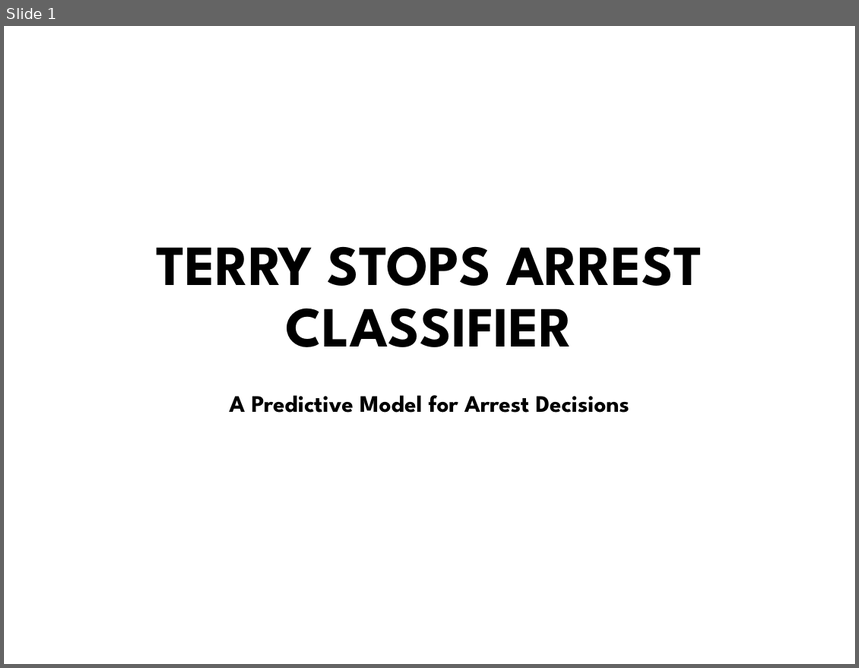
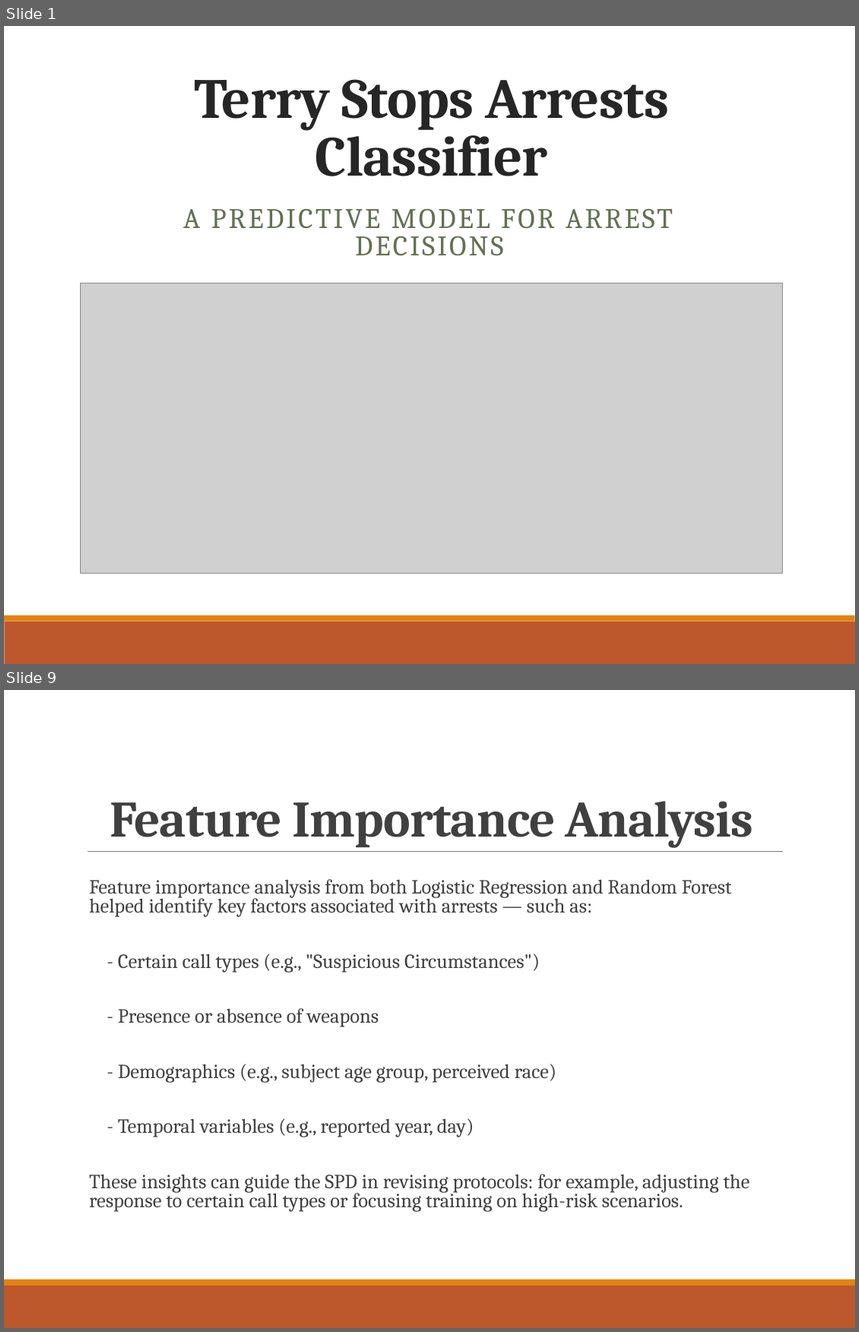
Before and after one commit to tingly-amua/Terry-Stops-Classifier, a slide deck: presentation.pptx. Shown one above the other, each under a label of ours: slide 1 before the commit, slides 1 and 9 after it; the slides between them are not shown. The pictures are 859x668 and 859x1332 pixels, drawn with LibreOffice and Linux fonts; fonts in the diff are those of the drawing; grey boxes stand for pictures; background and template pictures are left out. Boxes give left, top, right and bottom in pixels: in the first picture for what was removed or moved away, otherwise in the second. Text is boxed around its words. In the diff, an @@ line names an element or a change of style, - is before the commit and + after.

```diff
--- a/presentation.pptx
+++ b/presentation.pptx
@@ slide 9 added at [4,690,855,1328], background #FFFFFF; not listed: 2 template elements that a slide beside it also shows @@
@@ title added at [110,801,753,848], 43.2 pt, text #404040, bold @@
+Feature Importance Analysis
@@ line added from (88, 852) to (783, 852), #808080 0.5 pt @@
@@ text added at [89,879,750,1212], 17 pt, text #404040 @@
+  Feature importance analysis from both Logistic Regression and Random Forest helped identify key factors associated with arrests — such as:
+  - Certain call types (e.g., "Suspicious Circumstances")
+  - Presence or absence of weapons
+  - Demographics (e.g., subject age group, perceived race)
+  - Temporal variables (e.g., reported year, day)
+  These insights can guide the SPD in revising protocols: for example, adjusting the response to certain call types or focusing training on high-risk scenarios.
@@ slide 1 changed as well @@
@@ title at [194,79,670,176]: text changed; font League Spartan to Cambria; text colour #000000 to #262626 @@
-TERRY STOPS ARREST CLASSIFIER
+Terry Stops Arrests Classifier
@@ subtitle at [183,209,673,256]: text changed; size 20 to 24 pt; font League Spartan to Cambria; text colour #000000 to #637052; bold off @@
-A Predictive Model for Arrest Decisions
+A PREDICTIVE MODEL FOR ARREST DECISIONS
@@ picture added at [81,283,783,573] @@
@@ rectangle added at [4,616,855,622], fill #E48312 @@
@@ rectangle added at [4,622,855,664], fill #BD582C @@
```
Also in this commit, not shown: 6 other slides changed, 8 other slides added, 1 slide removed, 5 other files.
